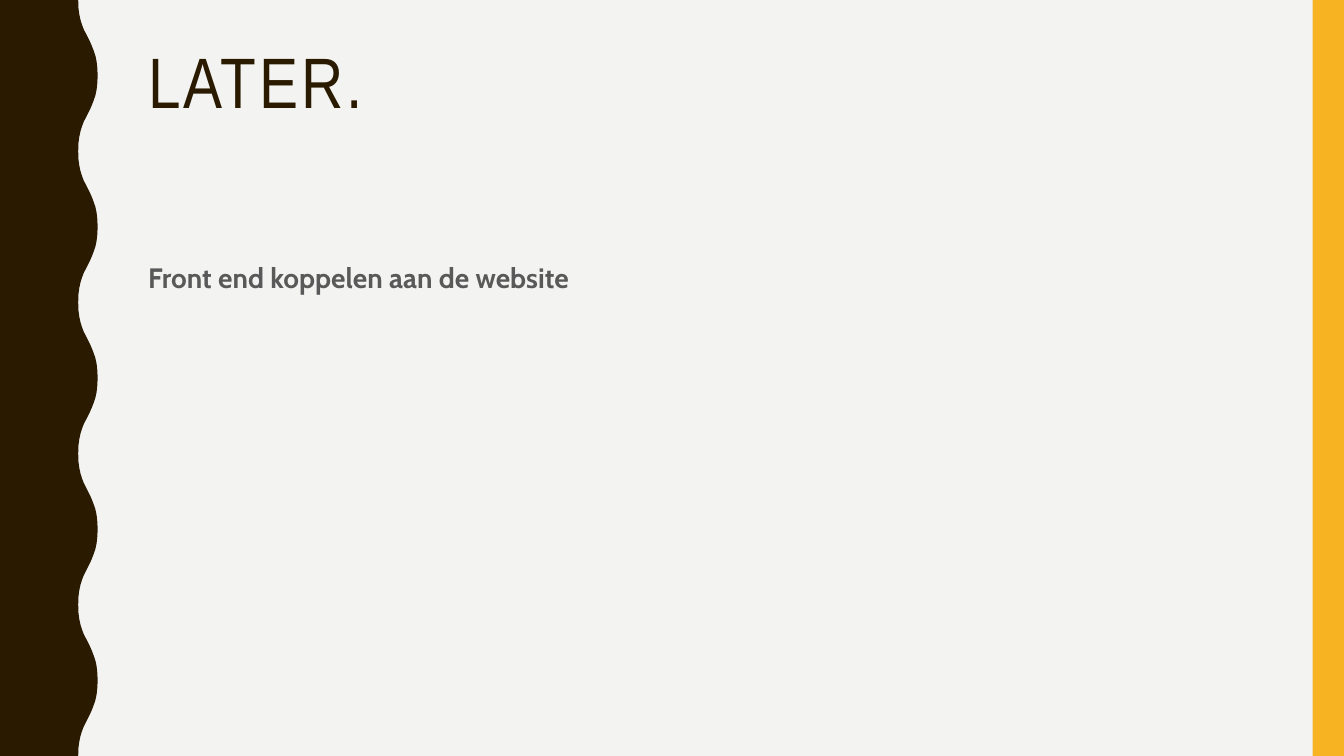
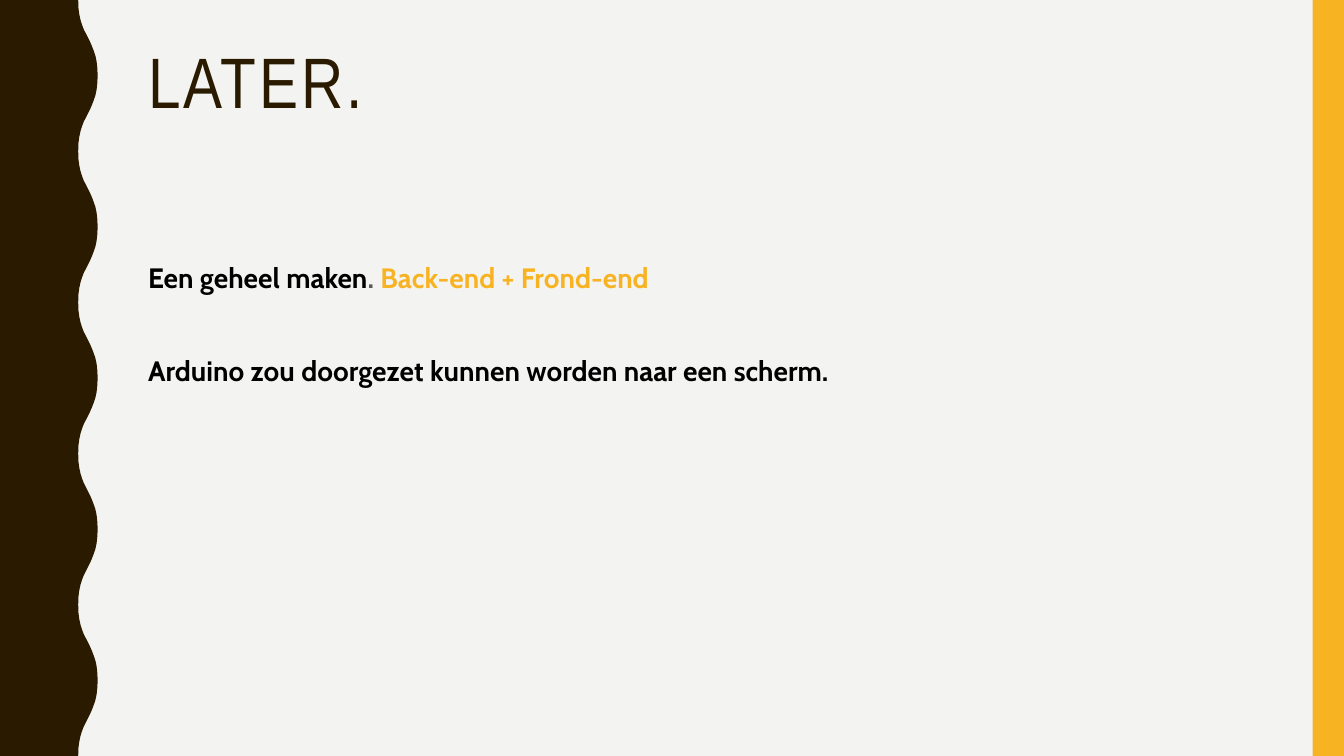
Before and after one commit to MrBunn448/PR.Student-Housing-BV-case, a slide deck: slide 7 of Documentatie/LO2/Student Housing BV (1).pptx (slide 8 before the commit). Drawn at 1344x756 pixels with LibreOffice and Linux fonts; fonts in the diff are those of the drawing. Boxes give left, top, right and bottom in pixels: in the first picture for what was removed or moved away, otherwise in the second. Text is boxed around its words. In the diff, an @@ line names an element or a change of style, - is before the commit and + after.

```diff
--- a/Documentatie/LO2/Student Housing BV (1).pptx
+++ b/Documentatie/LO2/Student Housing BV (1).pptx
@@ text at [148,267,829,388]: text changed; text colour #595959 to #000000 @@
-Front end koppelen aan de website
+Een geheel maken. Back-end + Frond-end
+Arduino zou doorgezet kunnen worden naar een scherm.
```
Also in this commit, not shown: 1 other slide changed, 2 slides added, 1 slide removed.
